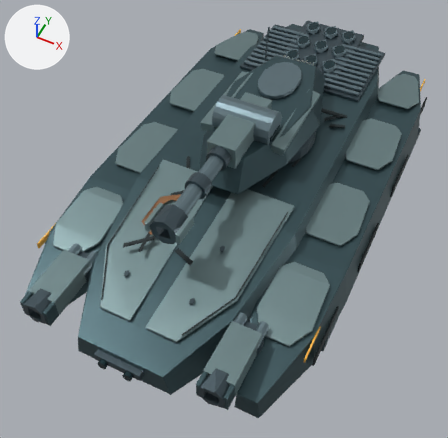
What one commit did to the glTF model assets/hover-tank/mork_hover_tank_low_d2.glb.
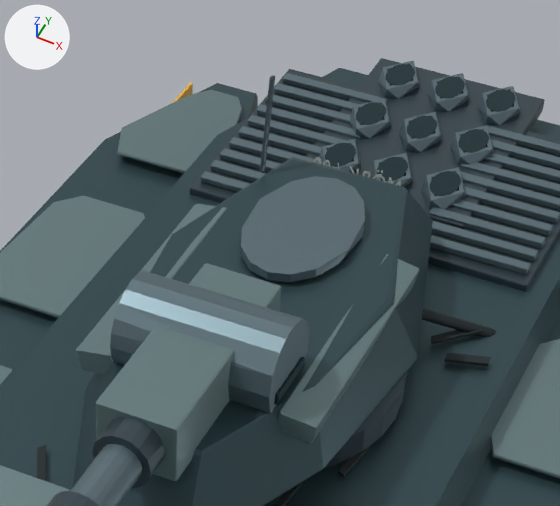
The first picture shows the older version from a 50 mm camera at (3.83, -9.46, 10.21) aimed at (-0.01, -1.76, 0.59). The close-ups show the older and then the newer version on the part from 39% to 83% of the width and 0% to 40% of the height of that picture. Only the edits that show in the close-ups are written down. Every picture has the same lights, and +X, +Y and +Z are marked at upper left. Where no turn or scale is listed for an object, it has been applied to the vertices.

In view in the first close-up: 'Armored cannon breech.002', 'Armored hover nacelle.004', 'Armored hover nacelle.005', 'Commander flush hatch.002', 'Engine cooling louver.040', 'Engine heat exchanger.004', 'Gun trunnion.002', 'Lean turret wedge.002', 'Low armored main hull.002', 'Tapered nacelle shield.016', 'Tapered nacelle shield.020', 'Turret cheek armor.004' and 26 more.
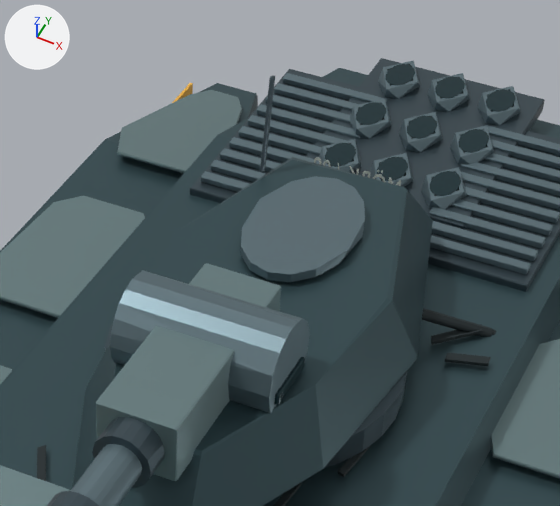
Edits to the scene script, one JSON object a line:
```json
{"op": "remove", "block": "ob_turret_cheek_armor_004", "code": ["ob_turret_cheek_armor_004 = bpy.data.objects.new('Turret cheek armor.004', me_cube_481)", "ob_turret_cheek_armor_004.location = (-0.756, -0.08, 2.234)"]}
```

Location of each change, (x1, y1, x2, y2) in pixels of the close-ups (560 x 506 px):
```json
{"object": "Turret cheek armor.004", "change": "deleted", "before": [76, 204, 419, 444]}
```
